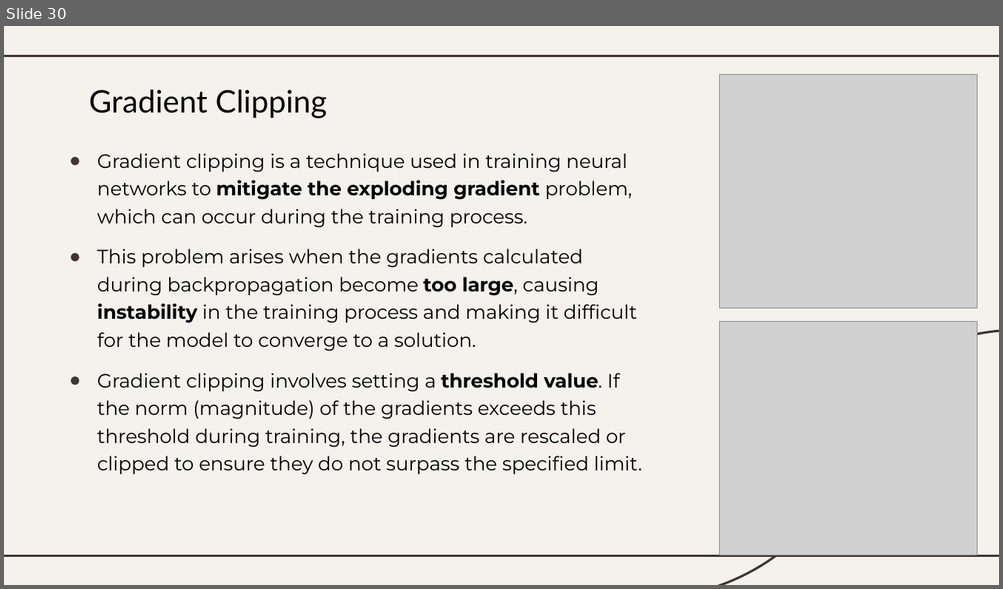
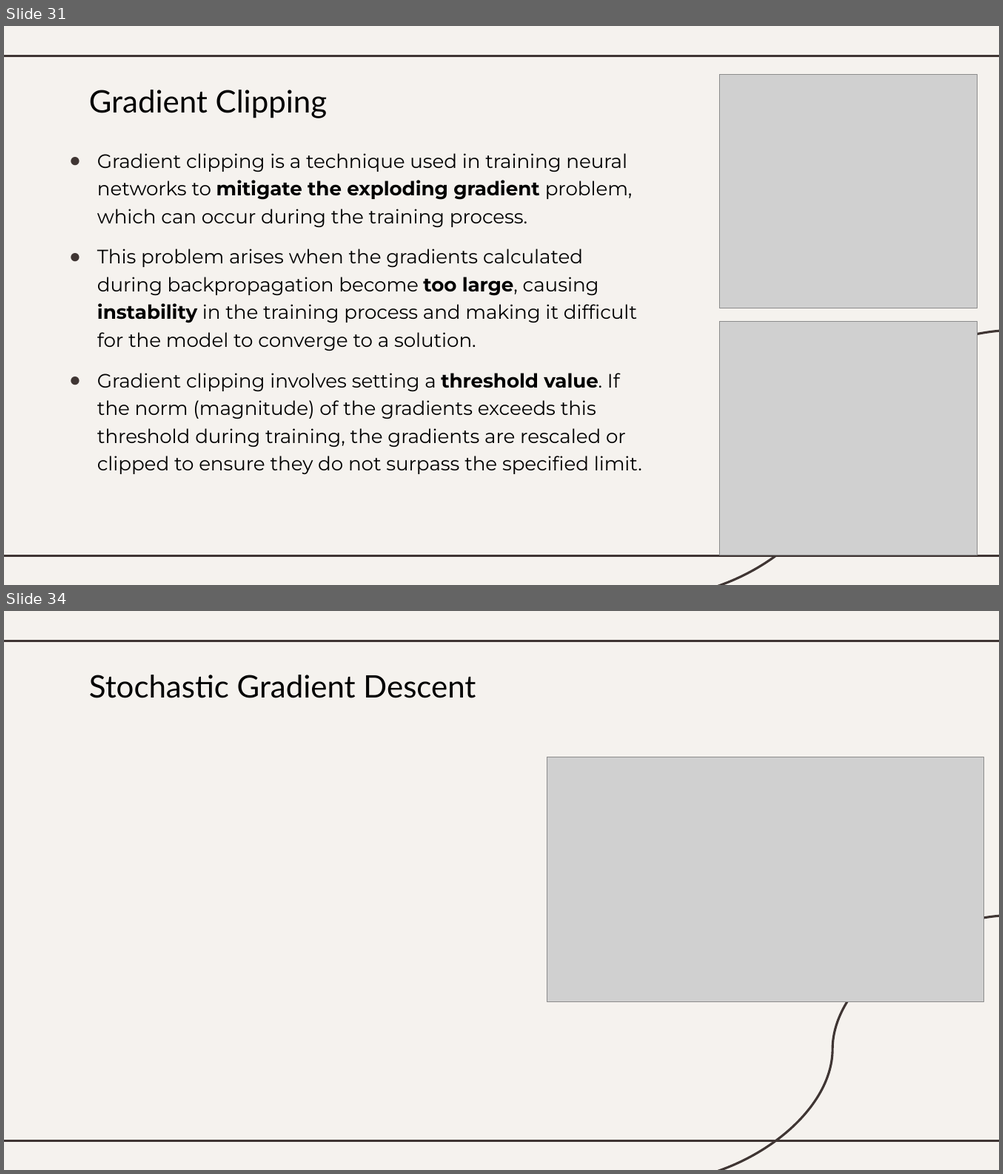
Before and after one commit to ashabilash/Data-Science-Preparation-Guide, a slide deck: slides/Machine Learning Concepts.pptx. Shown one above the other, each under a label of ours: slide 30 before the commit, slides 31 and 34 after it; the slides between them are not shown. The pictures are 1003x589 and 1003x1174 pixels, drawn with LibreOffice and Linux fonts; fonts in the diff are those of the drawing; grey boxes stand for pictures. Boxes give left, top, right and bottom in pixels: in the first picture for what was removed or moved away, otherwise in the second. Text is boxed around its words. In the diff, an @@ line names an element or a change of style, - is before the commit and + after.

```diff
--- a/slides/Machine Learning Concepts.pptx
+++ b/slides/Machine Learning Concepts.pptx
@@ slide 34 added at [4,611,999,1170], background #F5F2EE; not listed: 3 template elements that a slide beside it also shows @@
@@ title added at [89,675,475,698], 30 pt, text #000000 @@
+Stochastic Gradient Descent
@@ picture added at [547,758,984,1002] @@
@@ what was slide 30 is now slide 31 @@
```
Also in this commit, not shown: 5 other slides added, 21 other files.
